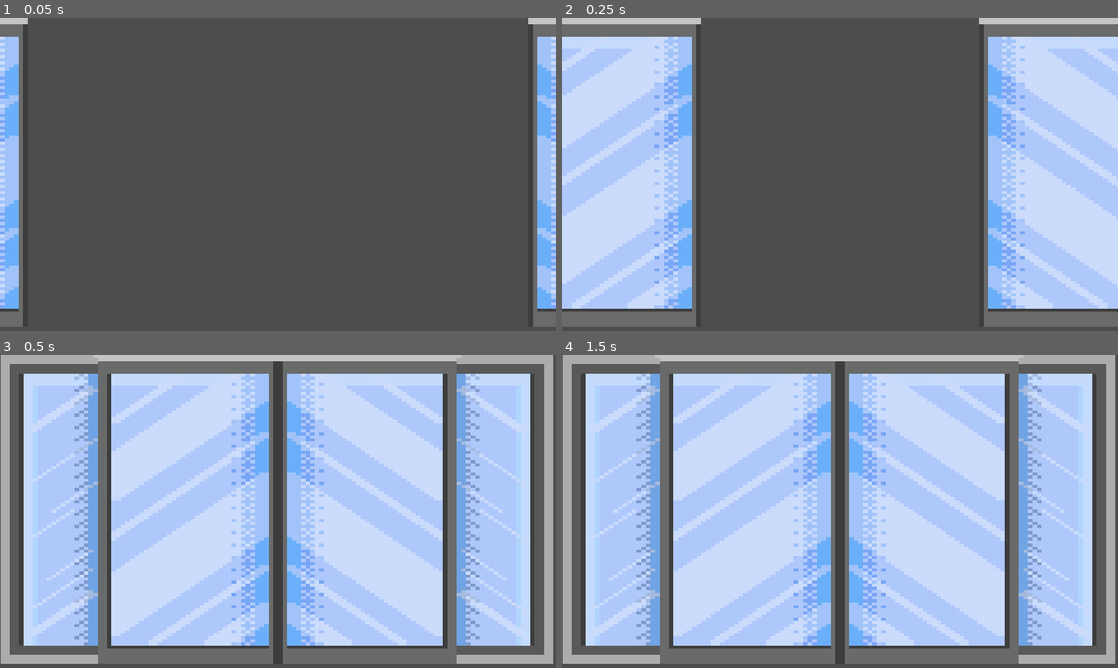
Above: before the commit, frames 1-4 (two rows, left to right).
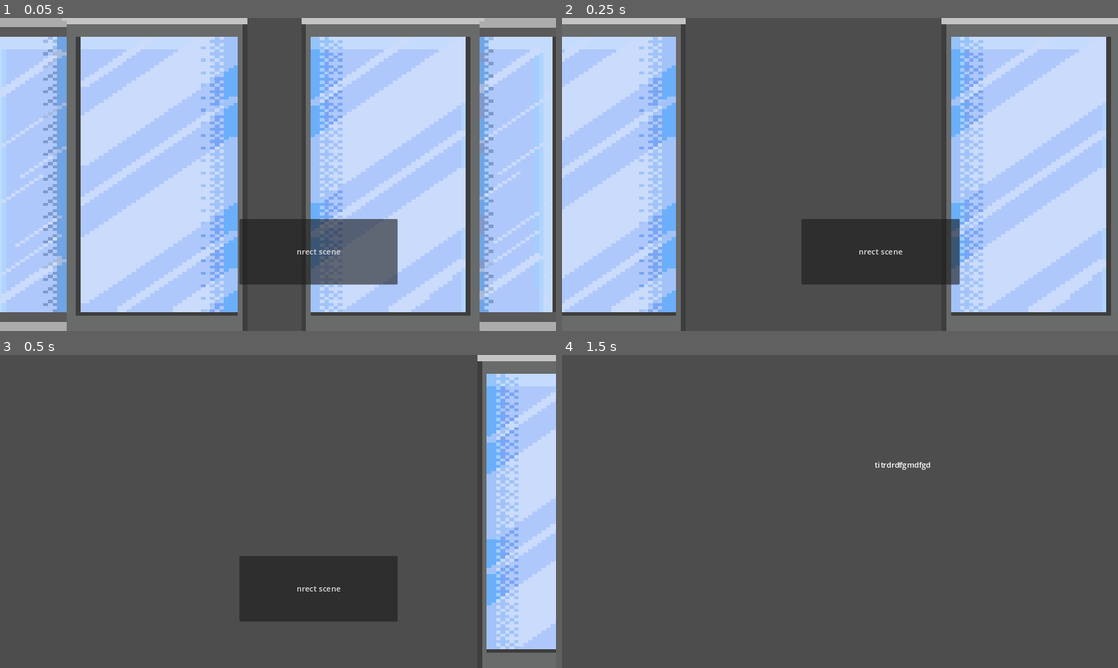
Above: after the commit, the same moments.

Repository: wends05/fixme
Game: Godot game, scene res://scenes/select.tscn
Two runs of this game, one before a commit and one after it. Both use one fixed random seed, a clock stepped at 60 frames per second and the inputs below. This scene is started directly instead of the project's main scene.
Inputs (mouse positions are in pixels of both pictures, inside the frame that each line leads up to):
- Up to frame 1 (0.05 s): no input
- Up to frame 2 (0.25 s): no input
- Up to frame 3 (0.5 s): no input
- Up to frame 4 (1.5 s): click (878, 589) at 0.5 s, where only the run after the commit has a clickable "nrect scene"; click (878, 589) at 1.25 s, where only the run after the commit has a clickable "nrect scene"

The runs differ from the first frame. In frame 1, 85% of the frame differs, in the area x 0-100%, y 0-100%; in frame 2, 35%; in frame 3, 87%; in frame 4, 88%, in the area x 0-100%, y 0-99%.

Commit message:
omamam

Diff:
--- a/godot/scenes/select.tscn
+++ b/godot/scenes/select.tscn
@@ -1,18 +1,27 @@
 [gd_scene load_steps=4 format=3 uid="uid://dqbxajw5ptkkm"]
 
 [ext_resource type="Script" path="res://scripts/select.gd" id="1_36k67"]
-[ext_resource type="Texture2D" uid="uid://ch2vio53ujkms" path="res://assets/right_door.png" id="2_nvhwh"]
+[ext_resource type="Texture2D" uid="uid://cgtyqngp8k0ya" path="res://assets/right door.png" id="3_gdo2c"]
 [ext_resource type="Texture2D" uid="uid://dtqhp22tlnhiv" path="res://assets/left_door_cutscene.png" id="3_r63vu"]
 
 [node name="Select" type="Node2D"]
 script = ExtResource("1_36k67")
 
+[node name="LeftDoorCutscene" type="Sprite2D" parent="."]
+position = Vector2(576, 324)
+scale = Vector2(0.96, 0.648)
+texture = ExtResource("3_r63vu")
+
 [node name="RightDoor" type="Sprite2D" parent="."]
-position = Vector2(1152, 320)
-scale = Vector2(0.95, 0.64)
-texture = ExtResource("2_nvhwh")
+position = Vector2(584, 324)
+scale = Vector2(0.946667, 0.648)
+texture = ExtResource("3_gdo2c")
 
-[node name="LeftDoorCutscene" type="Sprite2D" parent="."]
-position = Vector2(0, 320)
-scale = Vector2(0.958, 0.64)
-texture = ExtResource("3_r63vu")
+[node name="Button" type="Button" parent="."]
+offset_left = 496.0
+offset_top = 416.0
+offset_right = 824.0
+offset_bottom = 552.0
+text = "nrect scene"
+
+[connection signal="pressed" from="Button" to="." method="_on_button_pressed"]
--- /dev/null
+++ b/godot/scenes/select_2.tscn
@@ -0,0 +1,10 @@
+[gd_scene format=3 uid="uid://b14l7y65c8xw"]
+
+[node name="select2" type="Node2D"]
+
+[node name="Label" type="Label" parent="."]
+offset_left = 648.0
+offset_top = 216.0
+offset_right = 832.0
+offset_bottom = 352.0
+text = "titrdrdfgmdfgd"
--- a/godot/scripts/select.gd
+++ b/godot/scripts/select.gd
@@ -1,10 +1,38 @@
 extends Node2D
-
 
 @onready var rightDoor = $RightDoor
 @onready var leftDoor = $LeftDoorCutscene
+
+# Called when the node enters the scene tree (scene starts/changes to this one)
 func _ready() -> void:
+	open_doors()
+
+# Called just before the node (scene) is removed from the scene tree (scene change)
+func _exit_tree() -> void:
+	closed_doors()
+
+# Function to open the doors
+func open_doors() -> void:
 	var tween = create_tween()
-	tween.tween_property(rightDoor, "position", Vector2(576, rightDoor.position.y), 0.5).set_ease(Tween.EASE_IN_OUT)
+	# Animate right door opening to position (1152)
+	tween.tween_property(rightDoor, "position", Vector2(1152, rightDoor.position.y), 0.7).set_ease(Tween.EASE_IN_OUT)
+	# Animate left door opening to position (-576)
 	tween.set_parallel()
-	tween.tween_property(leftDoor, "position", Vector2(576, leftDoor.position.y), 0.5).set_ease(Tween.EASE_IN_OUT)
+	tween.tween_property(leftDoor, "position", Vector2(-576, leftDoor.position.y), 0.9).set_ease(Tween.EASE_IN_OUT)
+
+# Function to close the doors
+func closed_doors() -> Tween:
+	var tween = create_tween()
+	# Animate right door closing to position (576)
+	tween.tween_property(rightDoor, "position", Vector2(576, rightDoor.position.y), 0.9).set_ease(Tween.EASE_IN_OUT)
+	# Animate left door closing to position (576)
+	tween.set_parallel()
+	tween.tween_property(leftDoor, "position", Vector2(576, leftDoor.position.y), 0.9).set_ease(Tween.EASE_IN_OUT)
+	return tween # Return the tween object so we can connect to its `finished` signal
+
+# Called when a button is pressed to change scenes
+func _on_button_pressed() -> void:
+	# Close doors and wait for the tween to finish before changing the scene
+	var tween = closed_doors()
+	await tween.finished
+	get_tree().change_scene_to_file("res://scenes/select_2.tscn")
Binary file added: godot/assets/right door.png
Not shown, changed: godot/assets/right door.png.import
Binary file removed: godot/assets/right_door.png
Not shown: 1 places in godot/scenes/test.tscn that only renumber resources
